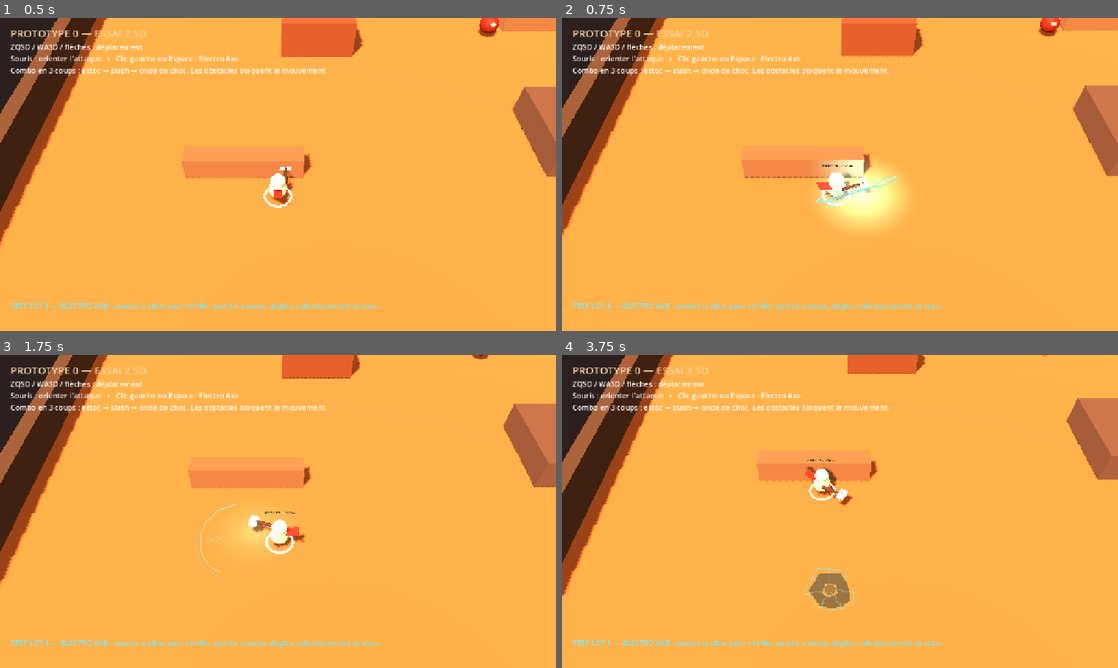
Above: before the commit, frames 1-4 (two rows, left to right).
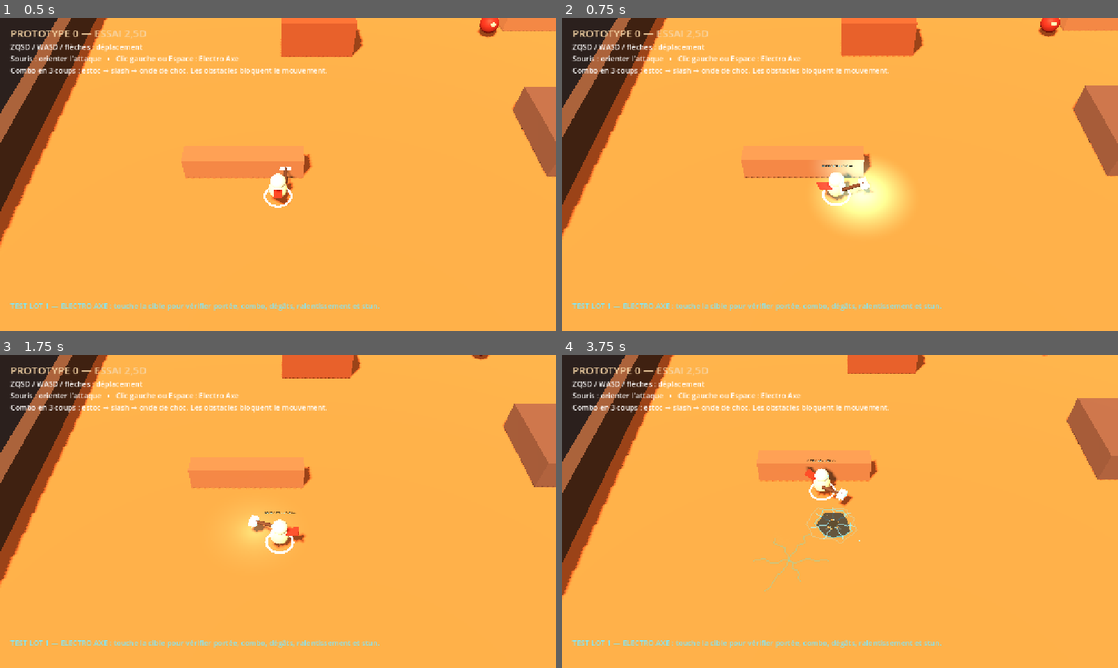
Above: after the commit, the same moments.

Repository: aKoMoses/PROTOTYPE-V0.1
Game: Godot game, scene res://scenes/main.tscn
The game is run twice, just before and just after one commit, with the same random seed, the same clock (stepped at 60 frames per second) and the same inputs.
Inputs (mouse positions are in pixels of both pictures, inside the frame that each line leads up to):
- Up to frame 1 (0.5 s): no input
- Up to frame 2 (0.75 s): move the mouse to (962, 158) at 0.52 s; hold D from 0.53 s (still down); hold Q from 0.53 s (still down); click (962, 158) at 0.67 s
- Up to frame 3 (1.75 s): tap Space at 0.77, 1.52 s; move the mouse to (166, 527) at 1.27 s; release D at 1.28 s; release Q at 1.28 s; hold S from 1.28 s (still down); tap Z at 1.35 s
- Up to frame 4 (3.75 s): move the mouse to (895, 442) at 2.02 s; release S at 2.03 s; hold D 2.03-2.78 s; hold Q 2.03-2.78 s; move the mouse to (812, 574) at 2.77 s; hold W 2.78-3.53 s; tap Z at 2.85 s; click (812, 574) at 2.92 s; tap Space at 3.02 s; move the mouse to (1006, 558) at 3.52 s; hold A from 3.53 s (still down); hold Q from 3.53 s (still down)

Frame 1 is identical in both runs. In frame 2, 0.2% of the frame differs, in the area x 45-61%, y 50-61%; in frame 3, 0.1%; in frame 4, 1.3%, in the area x 34-54%, y 43-82%.

Commit message:
Synchronize axe impacts with animated weapon tip

Diff:
--- a/scripts/player.gd
+++ b/scripts/player.gd
@@ -27,6 +27,7 @@
 var _axe_pivot_home_rotation := Vector3.ZERO
 var _robot_visuals: Node3D
 var _axe_light: OmniLight3D
+var _axe_tip: Node3D
 
 
 func _ready() -> void:
@@ -108,20 +109,34 @@
 		did_hit = distance <= AXE_RANGE[step] and distance > 0.01 and facing_dot >= cone_limit
 		if did_hit:
 			impact_point = target.global_position
-	_show_attack_hitbox(step, impact_point, did_hit)
-	if not did_hit or target == null:
-		return
-	var damage: float = float(AXE_DAMAGE[step])
-	if step == 2 and distance <= 0.9:
-		damage *= CRIT_MULTIPLIER
-		target.call("apply_stun", AXE_STUN_DURATION)
-		target.call("flash_impact", true)
-	else:
-		target.call("apply_slow", AXE_SLOW_DURATION if step < 2 else AXE_SHOCKWAVE_DURATION, AXE_SLOW_PERCENT)
-		target.call("flash_impact", false)
-	target.call("take_damage", damage)
-	_create_target_hit_fx(impact_point, step == 2 and distance <= 0.9)
-	_trigger_hit_stop(HIT_STOP_CRITICAL if step == 2 and distance <= 0.9 else HIT_STOP_NORMAL)
+	var critical_hit := did_hit and step == 2 and distance <= 0.9
+	var damage: float = float(AXE_DAMAGE[step]) * (CRIT_MULTIPLIER if critical_hit else 1.0)
+	_queue_attack_impact(step, target, did_hit, impact_point, damage, critical_hit)
+
+
+func _queue_attack_impact(step: int, target: Node, did_hit: bool, impact_point: Vector3, damage: float, critical_hit: bool) -> void:
+	var impact_delays := [0.26, 0.31, 0.41]
+	var timer := get_tree().create_timer(impact_delays[step], true, false, false)
+	timer.timeout.connect(func() -> void:
+		if not is_inside_tree():
+			return
+		var tip_position := _axe_tip.global_position if _axe_tip != null else global_position + Vector3.UP * 0.96 + aim_direction * 1.68
+		var effect_point := impact_point
+		if step == 2:
+			effect_point = Vector3(tip_position.x, 0.0, tip_position.z)
+		_show_attack_hitbox(step, effect_point, did_hit, tip_position)
+		if not did_hit or target == null or not is_instance_valid(target):
+			return
+		if step == 2 and critical_hit:
+			target.call("apply_stun", AXE_STUN_DURATION)
+			target.call("flash_impact", true)
+		else:
+			target.call("apply_slow", AXE_SLOW_DURATION if step < 2 else AXE_SHOCKWAVE_DURATION, AXE_SLOW_PERCENT)
+			target.call("flash_impact", false)
+		target.call("take_damage", damage)
+		_create_target_hit_fx(impact_point, critical_hit)
+		_trigger_hit_stop(HIT_STOP_CRITICAL if critical_hit else HIT_STOP_NORMAL)
+	)
 
 
 func _play_axe_animation(step: int) -> void:
@@ -157,7 +172,6 @@
 		_axe_light.light_energy = 8.0 if step == 2 else 5.0
 		var light_tween := create_tween()
 		light_tween.tween_property(_axe_light, "light_energy", 0.0, 0.24 if step < 2 else 0.42)
-	_create_axe_lightning(step)
 	var rig := get_tree().current_scene.get_node_or_null("CameraRig")
 	if rig != null and rig.has_method("shake"):
 		rig.call("shake", 0.05 if step < 2 else 0.13)
@@ -216,9 +230,9 @@
 	tween.tween_callback(arc.queue_free)
 
 
-func _create_axe_lightning(step: int) -> void:
-	var blade_origin := global_position + Vector3.UP * 0.95 + aim_direction * 0.8
-	var blade_end := global_position + Vector3.UP * 0.95 + aim_direction * (1.75 if step == 0 else 1.35)
+func _create_axe_lightning(step: int, tip_position: Vector3) -> void:
+	var blade_origin := tip_position
+	var blade_end := tip_position + aim_direction * (0.75 if step == 0 else 0.45)
 	var bolt_color := Color("#8ff7ff")
 	for index in range(3 if step < 2 else 6):
 		var side := Vector3.UP * randf_range(-0.20, 0.30) + Vector3(-aim_direction.z, 0.0, aim_direction.x) * randf_range(-0.45, 0.45)
@@ -252,25 +266,24 @@
 	get_tree().create_timer(lifetime + 0.35).timeout.connect(particles.queue_free)
 
 
-func _play_impact_fx(step: int, impact_point: Vector3, did_hit: bool) -> void:
+func _play_impact_fx(step: int, impact_point: Vector3, did_hit: bool, tip_position: Vector3) -> void:
+	_create_axe_lightning(step, tip_position)
 	if step == 0:
-		var start := global_position + Vector3.UP * 0.92 + aim_direction * 0.25
-		var end := global_position + Vector3.UP * 0.92 + aim_direction * (AXE_RANGE[0] if not did_hit else maxf(0.4, (impact_point - global_position).length()))
+		var start := tip_position
+		var end := impact_point + Vector3.UP * 0.92 if did_hit else tip_position + aim_direction * 1.0
 		for index in range(3):
 			_create_lightning_arc(start + Vector3.UP * (float(index) - 1.0) * 0.08, end + Vector3.UP * (float(index) - 1.0) * 0.08, Color("#67eaff") if index < 2 else Color("#d2fcff"), 0.05, 0.30)
-		var weapon_tip := global_position + Vector3.UP * 0.96 + aim_direction * 1.68
-		_spawn_particle_burst(weapon_tip, Color("#a9f5ff"), 16 if did_hit else 8, 0.32, 5.0, 0.16)
+		_spawn_particle_burst(tip_position, Color("#a9f5ff"), 16 if did_hit else 8, 0.32, 5.0, 0.16)
 		if did_hit:
 			_create_hit_flash(impact_point, Color("#a9f5ff"), 0.65)
 	elif step == 1:
-		var center := global_position + Vector3.UP * 0.90
+		var center := tip_position
 		var forward := aim_direction
 		var side := Vector3(-forward.z, 0.0, forward.x)
 		var reach := AXE_RANGE[1] if not did_hit else maxf(0.5, (impact_point - global_position).length())
 		_create_cleave_arc(center, forward, side, reach, 0.0, Color("#52e7ff"), 0.32)
 		_create_cleave_arc(center + Vector3.UP * 0.10, forward, side, reach * 0.92, 0.12, Color("#d5fcff"), 0.38)
-		var weapon_tip := global_position + Vector3.UP * 0.96 + aim_direction * 1.68
-		_spawn_particle_burst(weapon_tip, Color("#55e9ff"), 22 if did_hit else 12, 0.42, 4.0, 0.14)
+		_spawn_particle_burst(tip_position, Color("#55e9ff"), 22 if did_hit else 12, 0.42, 4.0, 0.14)
 		if did_hit:
 			_create_hit_flash(impact_point, Color("#72edff"), 0.8)
 	else:
@@ -506,7 +519,7 @@
 	tween.tween_callback(spark.queue_free)
 
 
-func _show_attack_hitbox(step: int, impact_point: Vector3 = Vector3.ZERO, did_hit: bool = false) -> void:
+func _show_attack_hitbox(step: int, impact_point: Vector3 = Vector3.ZERO, did_hit: bool = false, tip_position: Vector3 = Vector3.ZERO) -> void:
 	if SHOW_DEBUG_HITBOX:
 		var hitbox := MeshInstance3D.new()
 		hitbox.name = "AxeHitbox"
@@ -515,7 +528,7 @@
 		mesh.bottom_radius = mesh.top_radius
 		mesh.height = 0.06
 		hitbox.mesh = mesh
-		hitbox.position = global_position + aim_direction * (AXE_RANGE[step] * 0.5)
+		hitbox.position = tip_position if tip_position != Vector3.ZERO else global_position + aim_direction * (AXE_RANGE[step] * 0.5)
 		hitbox.position.y = 0.04
 		var material := StandardMaterial3D.new()
 		material.transparency = BaseMaterial3D.TRANSPARENCY_ALPHA
@@ -530,7 +543,9 @@
 		tween.tween_callback(hitbox.queue_free)
 	if impact_point == Vector3.ZERO:
 		impact_point = global_position + aim_direction * AXE_RANGE[step]
-	_play_impact_fx(step, impact_point, did_hit)
+	if tip_position == Vector3.ZERO:
+		tip_position = _axe_tip.global_position if _axe_tip != null else global_position + Vector3.UP * 0.96 + aim_direction * 1.68
+	_play_impact_fx(step, impact_point, did_hit, tip_position)
 
 
 func _build_collision() -> void:
@@ -623,6 +638,10 @@
 	axe_edge.position = Vector3(0.0, -0.11, -1.25)
 	axe_edge.material_override = _material(Color("#eaffff"), 0.1, Color("#9cf6ff"))
 	_axe_pivot.add_child(axe_edge)
+	_axe_tip = Node3D.new()
+	_axe_tip.name = "AxeTip"
+	_axe_tip.position = Vector3(0.0, 0.0, -1.58)
+	_axe_pivot.add_child(_axe_tip)
 	_axe_light = OmniLight3D.new()
 	_axe_light.light_color = Color("#62eaff")
 	_axe_light.light_energy = 0.0
